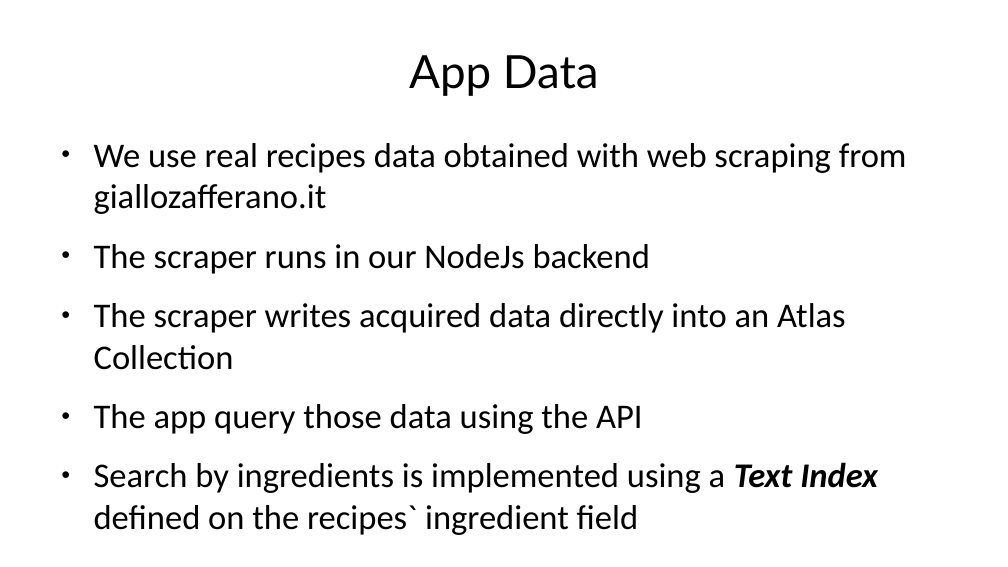
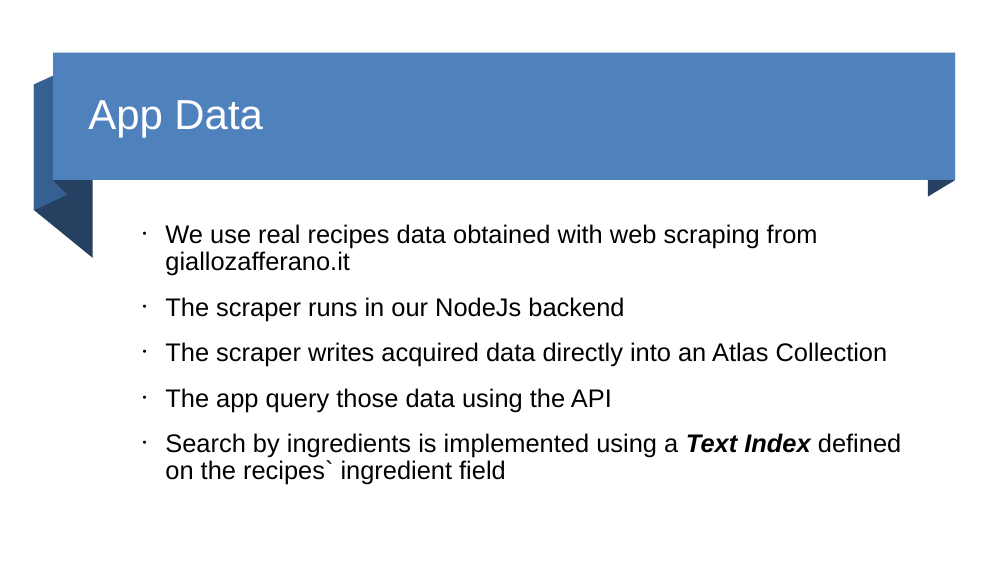
Before and after one commit to nicoDs96/recipes-SE, a slide deck: slide 6 of MACC APP SLIDES/tuna_pres.pptx. Drawn at 1008x567 pixels with LibreOffice and Linux fonts; fonts in the diff are those of the drawing. Boxes give left, top, right and bottom in pixels: in the first picture for what was removed or moved away, otherwise in the second. Text is boxed around its words. In the diff, an @@ line names an element or a change of style, - is before the commit and + after.

Commit message:
style slides

```diff
--- a/MACC APP SLIDES/tuna_pres.pptx
+++ b/MACC APP SLIDES/tuna_pres.pptx
@@ freeform shape added at [53,53,67,195], fill #254061 @@
@@ rectangle added at [53,52,955,179], fill #4F81BD @@
@@ freeform shape added at [928,52,956,197], fill #254061 @@
@@ freeform shape added at [34,84,92,257], fill #254061 @@
@@ freeform shape added at [34,70,67,210], fill #376092 @@
@@ text "App Data": place and size @@
-text "App Data" at [409,55,599,96]
+text "App Data" at [88,100,262,138]
@@ text "App Data" at [88,100,262,138]: size 36 to 33 pt, font Lato to Arial, text colour #000000 to #FFFFFF; alignment centre to left; line spacing 1 to 0.9; more space between paragraphs @@
@@ text "We use real recipes data ...": place and size @@
-text "We use real recipes data ..." at [94,143,907,535]
+text "We use real recipes data ..." at [165,224,901,485]
@@ text "We use real recipes data ..." at [165,224,901,485]: size 27.2 to 20 pt, font Calibri to Arial; bullet ● to •; line spacing 1 to 0.9; vertical alignment top to middle @@
```
Also in this commit, not shown: 6 other slides changed.
